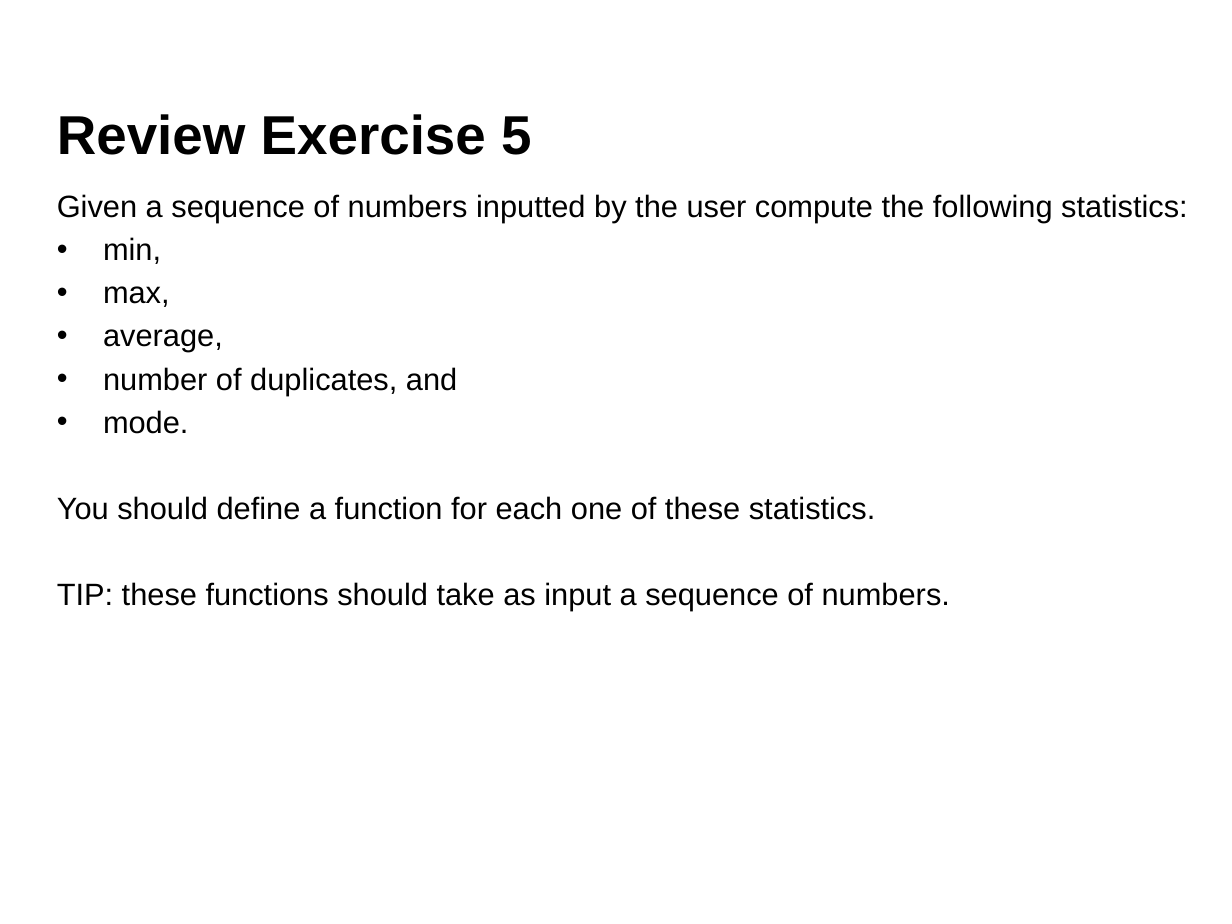
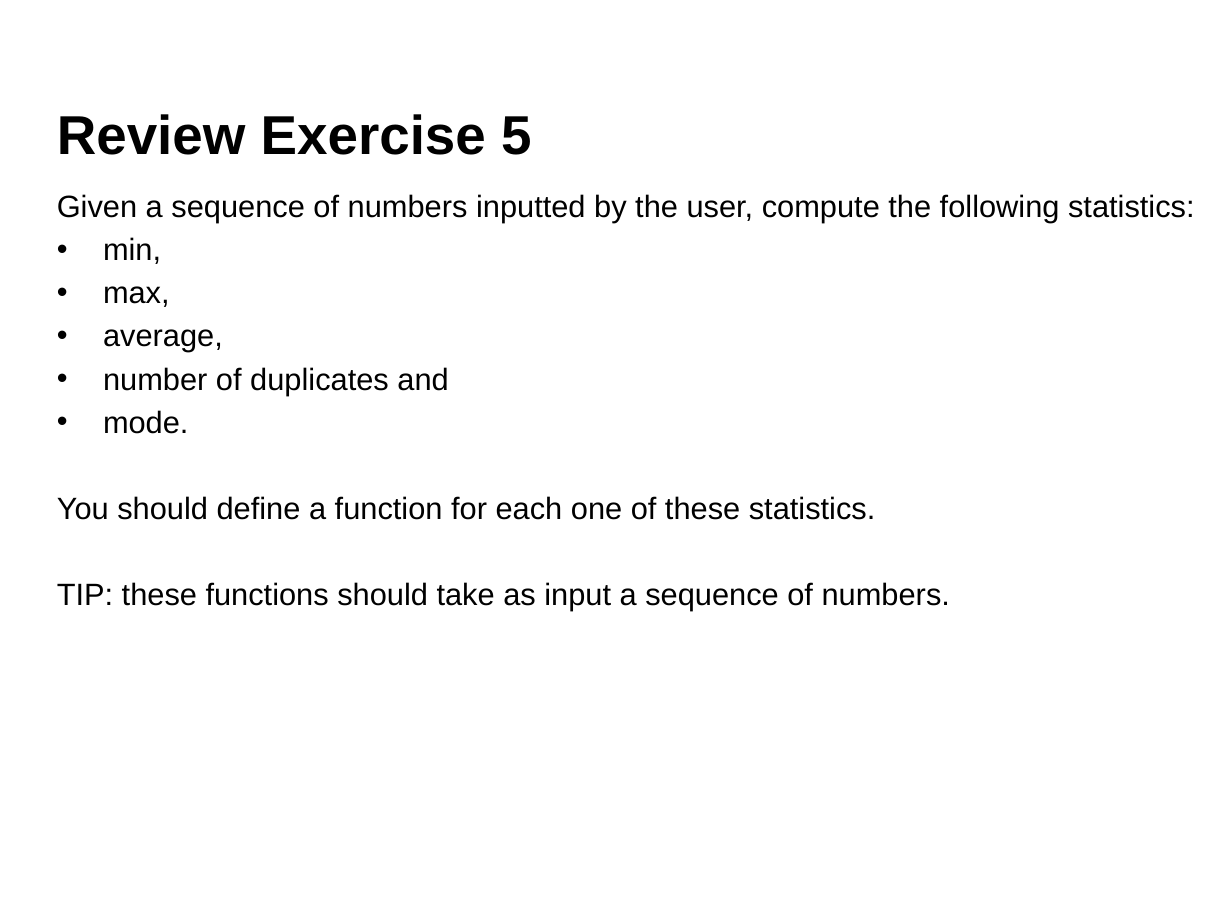
Before and after one commit to aldolipani/CEGE0096, a slide deck: slide 1 of 03 - Week/3 - Solutions.pptx. Drawn at 1232x924 pixels with LibreOffice and Linux fonts; fonts in the diff are those of the drawing; background and template pictures are left out. Boxes give left, top, right and bottom in pixels: in the first picture for what was removed or moved away, otherwise in the second. Text is boxed around its words. In the diff, an @@ line names an element or a change of style, - is before the commit and + after.

Commit message:
fix: week 3 solutions

```diff
--- a/03 - Week/3 - Solutions.pptx
+++ b/03 - Week/3 - Solutions.pptx
@@ text at box(57, 194, 1194, 223): text changed @@
-Given a sequence of numbers inputted by the user compute the following statistics:
+Given a sequence of numbers inputted by the user, compute the following statistics:
@@ text at box(103, 367, 448, 395): text changed @@
-• number of duplicates, and
+• number of duplicates and
```
